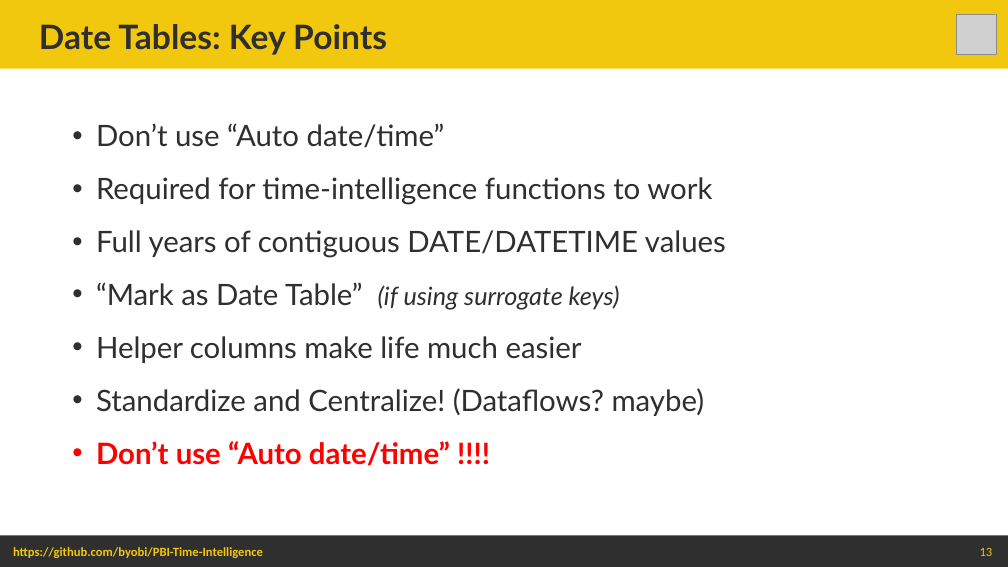
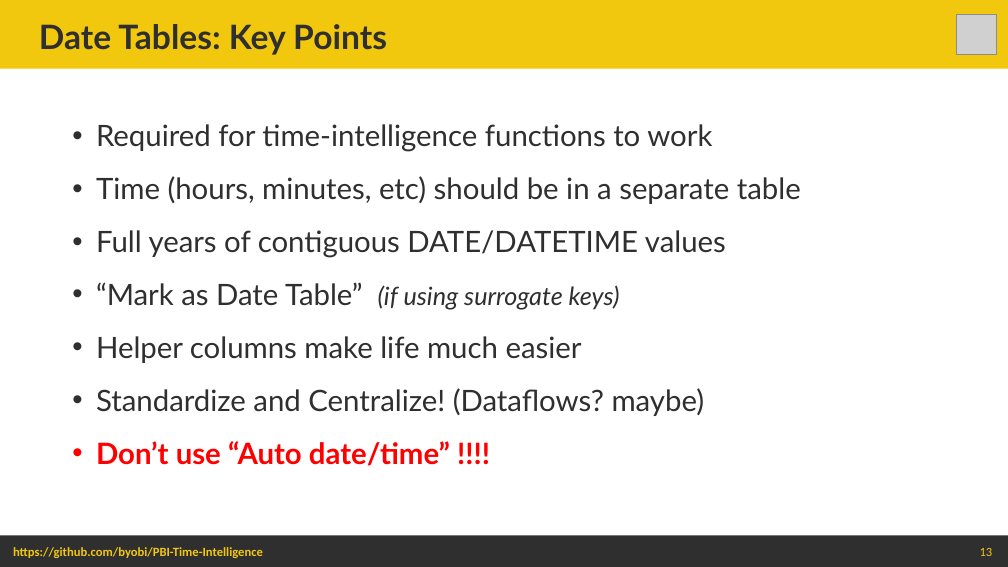
Before and after one commit to byobi/PBI-Time-Intelligence, a slide deck: slide 13 of Power BI Time Intelligence - Beyond the Basics.pptx. Drawn at 1008x567 pixels with LibreOffice and Linux fonts; fonts in the diff are those of the drawing; grey boxes stand for pictures. Boxes give left, top, right and bottom in pixels: in the first picture for what was removed or moved away, otherwise in the second. Text is boxed around its words. In the diff, an @@ line names an element or a change of style, - is before the commit and + after.

```diff
--- a/Power BI Time Intelligence - Beyond the Basics.pptx
+++ b/Power BI Time Intelligence - Beyond the Basics.pptx
@@ text at <box>96,123,445,148</box>: paragraph removed @@
-• Don’t use “Auto date/time”
@@ text at <box>96,176,801,204</box>: paragraph added @@
+• Time (hours, minutes, etc) should be in a separate table
```
Also in this commit, not shown: 7 other slides changed, 2 slides added, 2 slides removed, 15 other files.
